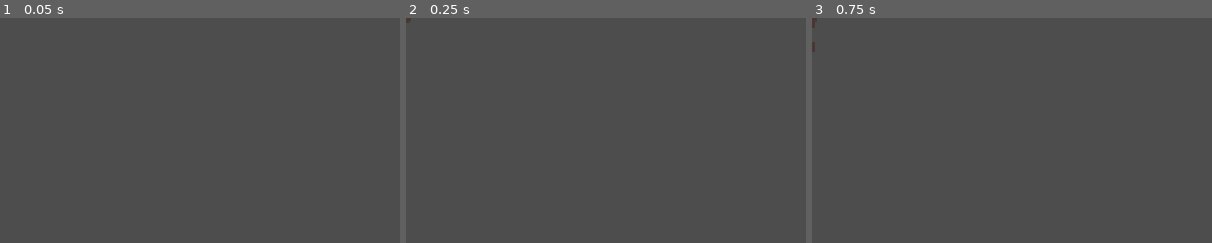
Above: before the commit, frames 1-3 (left to right).
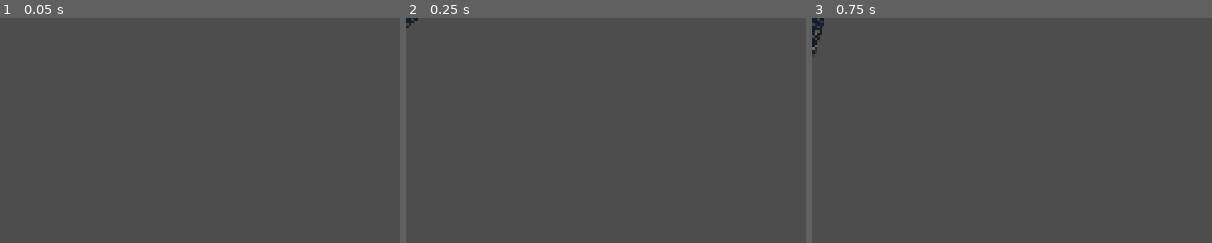
Above: after the commit, the same moments.

Repository: endlessm/moddable-platformer
Game: Godot game, scene res://components/spawner/enemy_spawner_broken.tscn
The game is run twice, just before and just after one commit, with the same random seed, the same clock (stepped at 60 frames per second) and the same inputs. This scene is started directly instead of the project's main scene.
Inputs (mouse positions are % of the whole screen's width and height, from its top left):
- Up to frame 1 (0.05 s): no input
- Up to frame 2 (0.25 s): no input
- Up to frame 3 (0.75 s): tap Enter at 0.5 s; move the mouse to (72, 45) at 0.52 s; click (72, 45) at 0.67 s
The pictures show only the part of the screen within x 0-50%, y 0-50%; the shares and areas given below are measured in that part.

Frame 1 is identical in both runs. In frame 2, less than 0.1% of the frame differs, in the area x 0-3%, y 0-5%; in frame 3, 0.3%, in the area x 0-3%, y 0-16%.

Commit message:
enemy_spawner_broken: Spawn storyvore_enemy not enemy

Diff:
--- a/components/spawner/enemy_spawner_broken.tscn
+++ b/components/spawner/enemy_spawner_broken.tscn
@@ -1,9 +1,9 @@
 [gd_scene load_steps=3 format=3 uid="uid://bkkta0sx62l3t"]
 
 [ext_resource type="Script" uid="uid://5k8i85vjjqgp" path="res://components/spawner/spawner_broken.gd" id="1_h3ru7"]
-[ext_resource type="PackedScene" uid="uid://dk0xon0k7ga23" path="res://components/enemy/enemy.tscn" id="2_7irji"]
+[ext_resource type="PackedScene" uid="uid://dbaal2g7b8ub0" path="res://components/enemy/storyvore_enemy.tscn" id="2_h3ru7"]
 
 [node name="EnemySpawnerBroken" type="Marker2D"]
 script = ExtResource("1_h3ru7")
-scene_to_spawn = ExtResource("2_7irji")
+scene_to_spawn = ExtResource("2_h3ru7")
 metadata/_custom_type_script = "uid://5k8i85vjjqgp"
